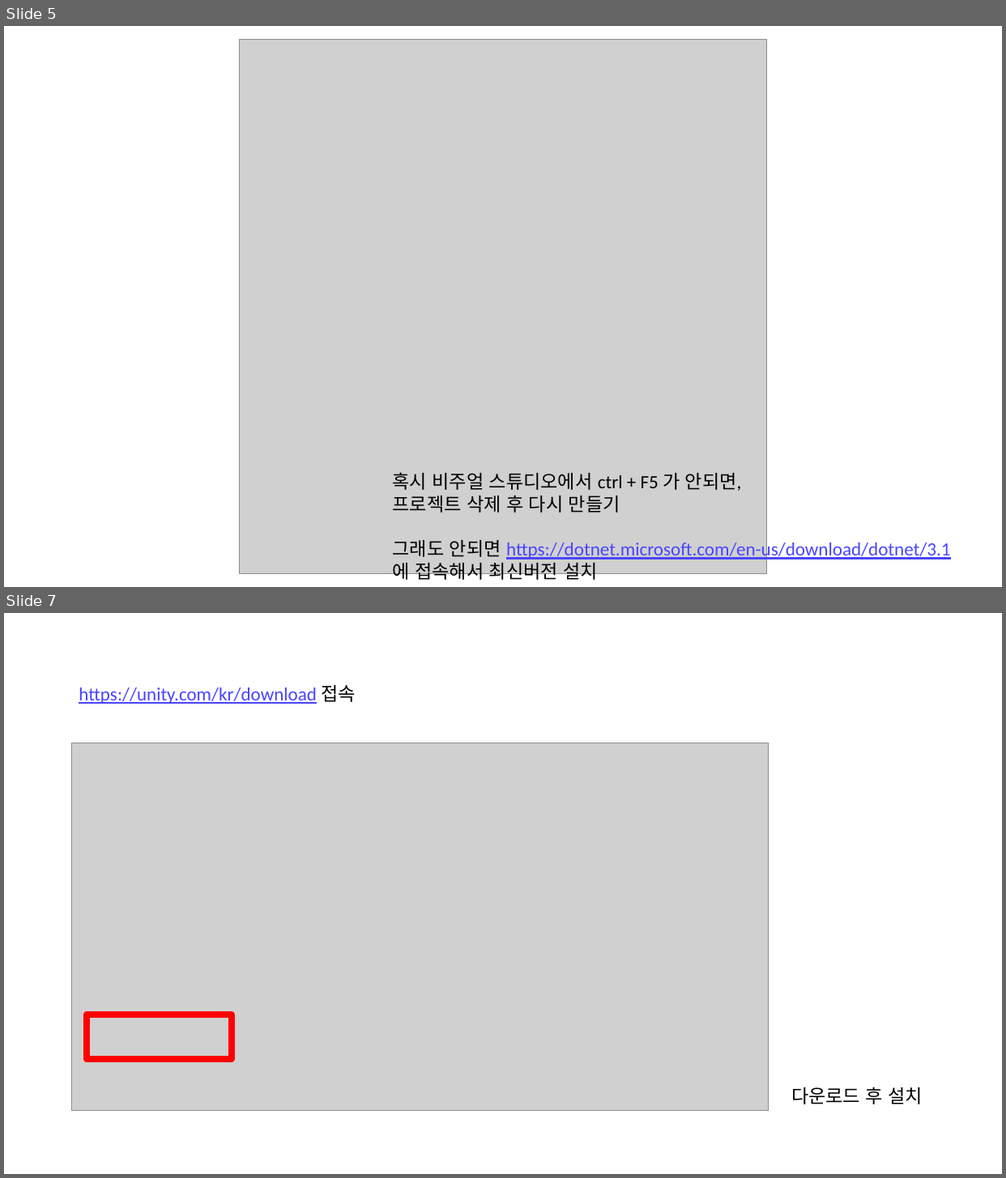
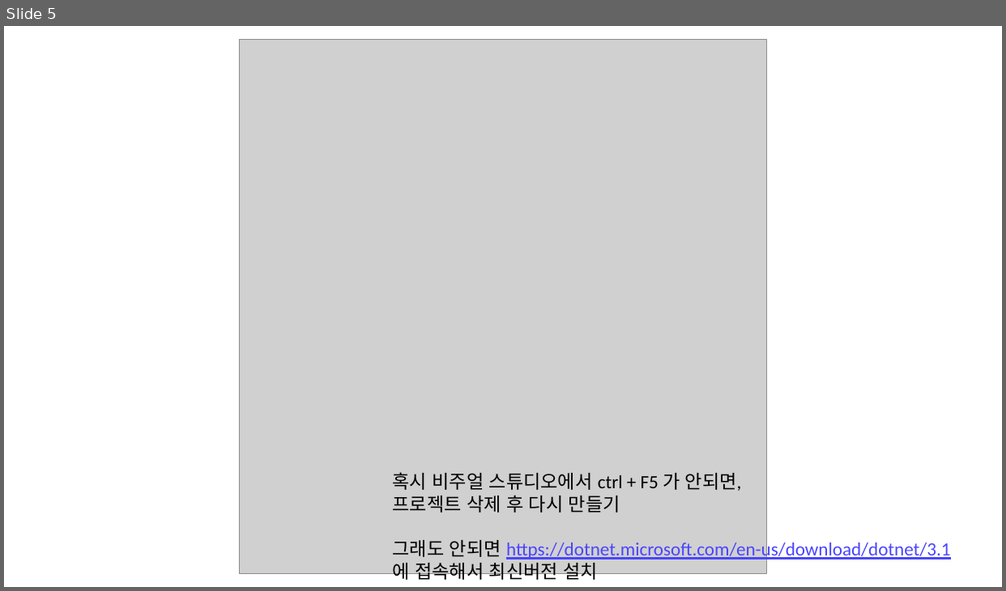
Before and after one commit to Comet-Csms/Languages, a slide deck: Learning Materials/C#/환경설정.pptx. Shown one above the other, each under a label of ours: slides 5 and 7 before the commit, slide 5 after it; the slides between them are not shown. The pictures are 1006x1178 and 1006x591 pixels, drawn with LibreOffice and Linux fonts; fonts in the diff are those of the drawing; grey boxes stand for pictures. Boxes give left, top, right and bottom in pixels: in the first picture for what was removed or moved away, otherwise in the second. Text is boxed around its words. In the diff, an @@ line names an element or a change of style, - is before the commit and + after.

```diff
--- a/Learning Materials/C#/환경설정.pptx
+++ b/Learning Materials/C#/환경설정.pptx
@@ slide 7 removed at box(4, 613, 1002, 1174), background #FFFFFF @@
@@ text removed at box(79, 685, 356, 704) @@
-https://unity.com/kr/download 접속
@@ picture removed at box(71, 743, 769, 1111) @@
@@ rectangle removed at box(87, 1015, 231, 1060) @@
@@ text removed at box(791, 1087, 923, 1105) @@
-다운로드 후 설치
```
Also in this commit, not shown: 13 other slides removed.
